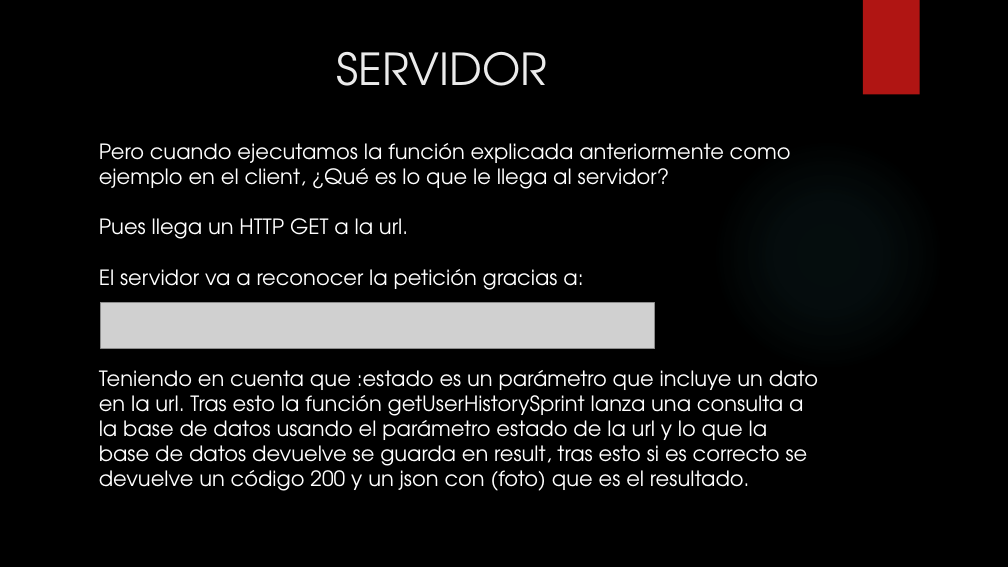
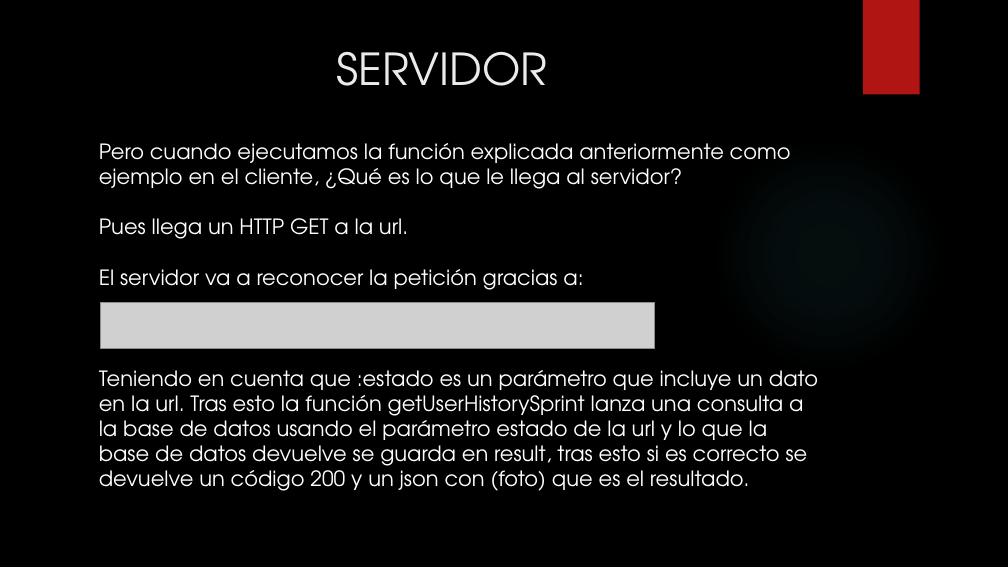
Before and after one commit to pesaura/LaboratorioTrabajo, a slide deck: slide 10 of LABORATORIO DE INGENIERIA.pptx. Drawn at 1008x567 pixels with LibreOffice and Linux fonts; fonts in the diff are those of the drawing; grey boxes stand for pictures; background and template pictures are left out. Boxes give left, top, right and bottom in pixels: in the first picture for what was removed or moved away, otherwise in the second. Text is boxed around its words. In the diff, an @@ line names an element or a change of style, - is before the commit and + after.

```diff
--- a/LABORATORIO DE INGENIERIA.pptx
+++ b/LABORATORIO DE INGENIERIA.pptx
@@ text at [99,143,791,189]: text changed @@
-Pero cuando ejecutamos la función explicada anteriormente como ejemplo en el client, ¿Qué es lo que le llega al servidor?
+Pero cuando ejecutamos la función explicada anteriormente como ejemplo en el cliente, ¿Qué es lo que le llega al servidor?
```
Also in this commit, not shown: 11 other slides changed, 1 slide added.
